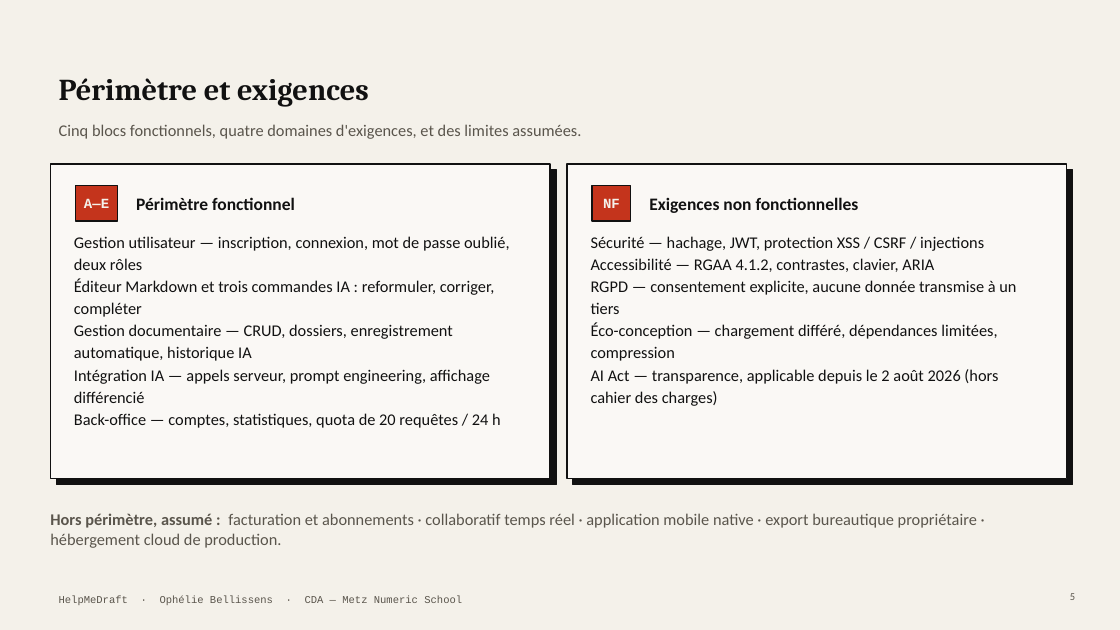
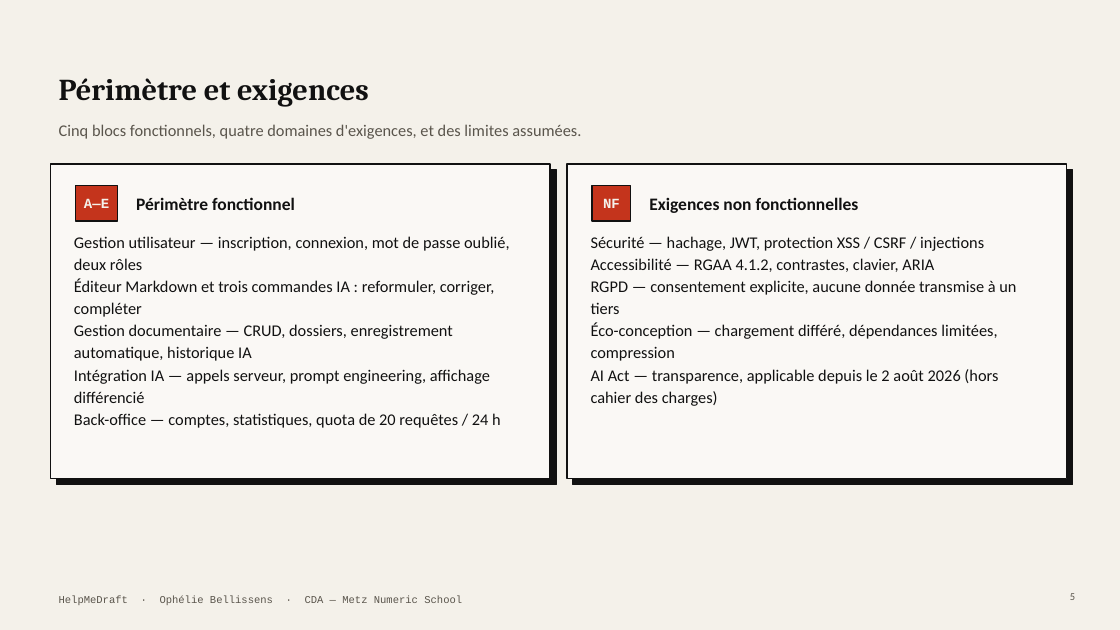
Before and after one commit to Equinoxya/HelpMeDraft---projet-fil-rouge, a slide deck: slide 5 of docs/Soutenance-HelpMeDraft.pptx. Drawn at 1120x630 pixels with LibreOffice and Linux fonts; fonts in the diff are those of the drawing. Boxes give left, top, right and bottom in pixels: in the first picture for what was removed or moved away, otherwise in the second. Text is boxed around its words. In the diff, an @@ line names an element or a change of style, - is before the commit and + after.

```diff
--- a/docs/Soutenance-HelpMeDraft.pptx
+++ b/docs/Soutenance-HelpMeDraft.pptx
@@ text removed at <box>50,513,977,548</box> @@
-Hors périmètre, assumé : facturation et abonnements · collaboratif temps réel · application mobile native · export bureautique propriétaire · hébergement cloud de production.
```
Also in this commit, not shown: 4 other slides changed, 6 other files.
